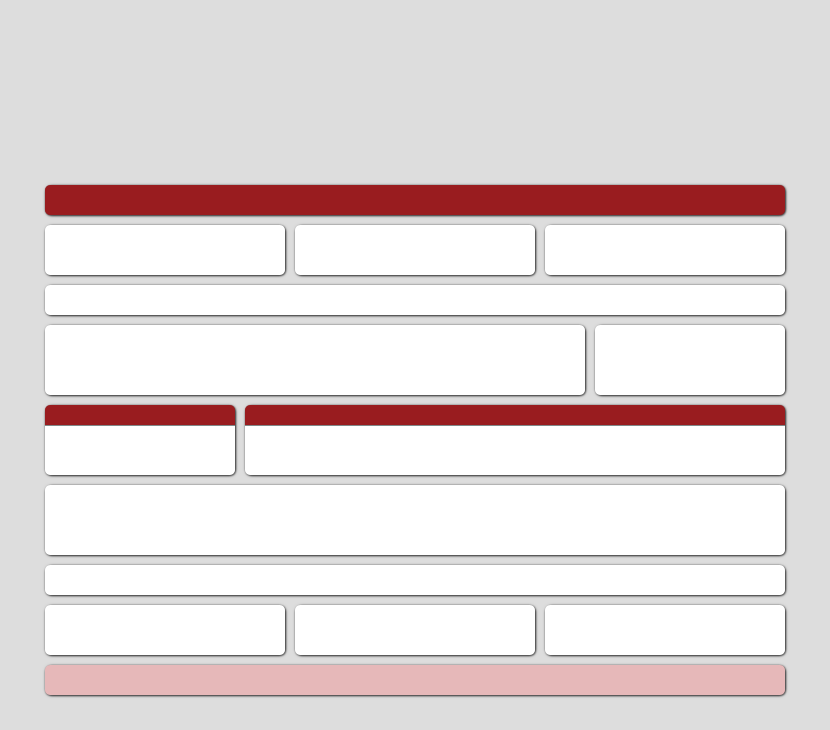
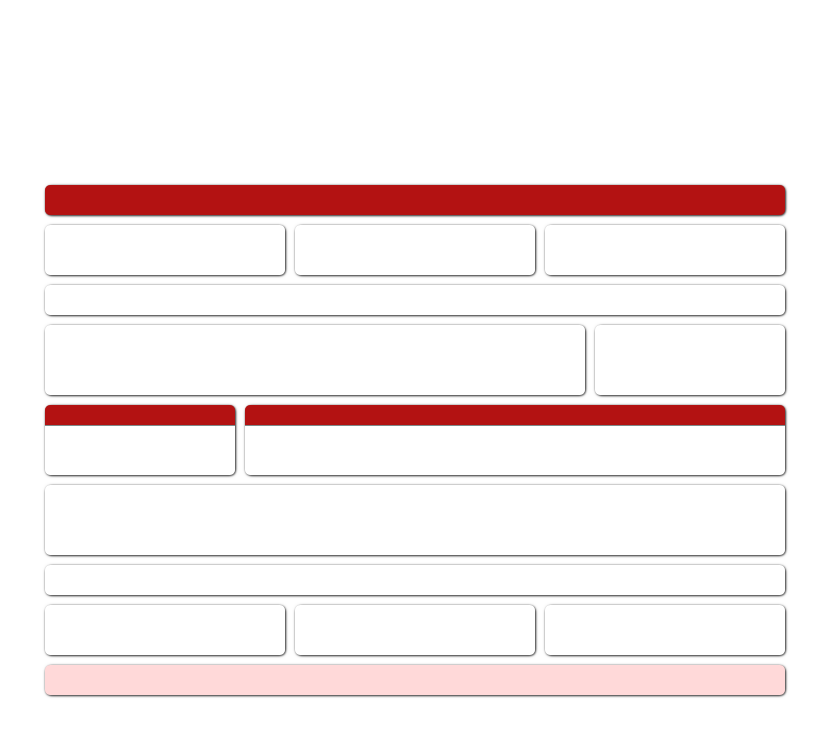
The second w=830, h=730 image is a revision of the first. Changes to its layers:
painted on "navbar" over <box>45,185,785,215</box>
painted on "footer" over <box>45,665,785,695</box>
painted on "Background" over <box>0,0,830,730</box>
